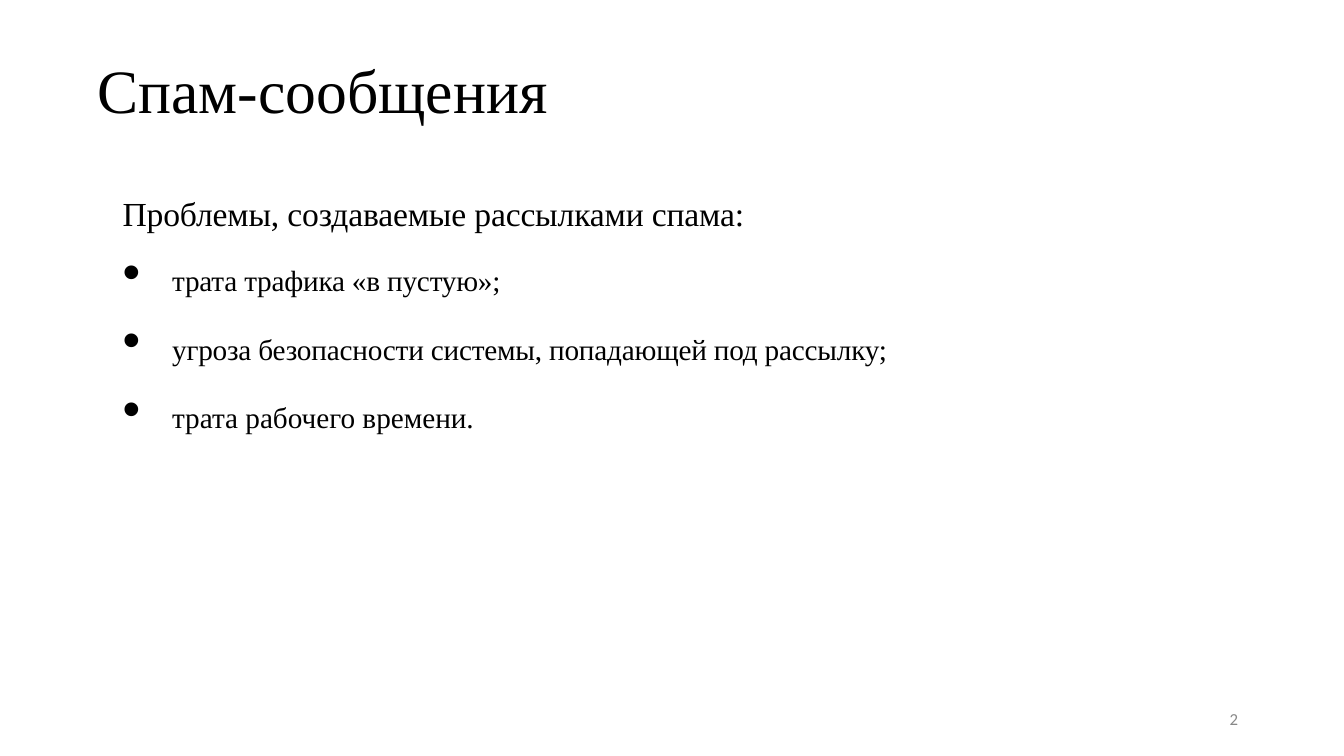
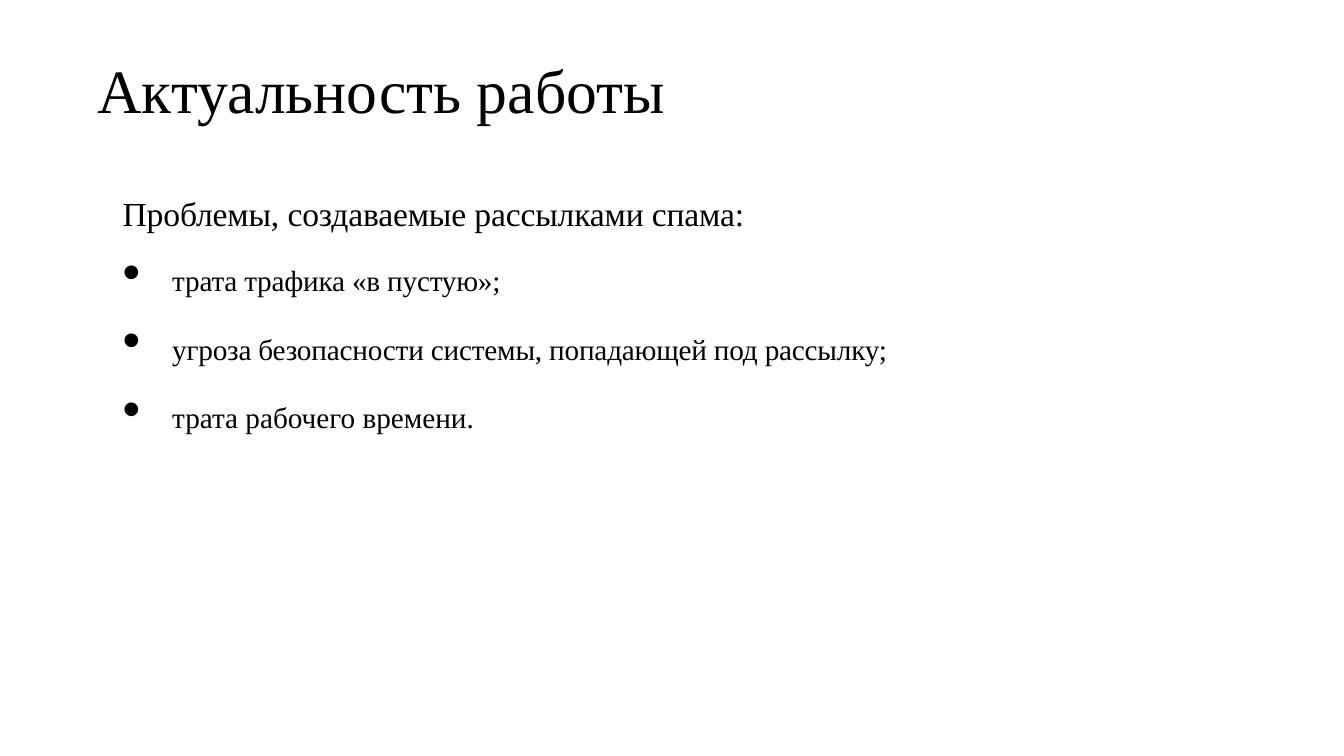
Before and after one commit to Zhilg/DIPLOMA, a slide deck: slide 2 of Презентация.pptx. Drawn at 1344x756 pixels with LibreOffice and Linux fonts; fonts in the diff are those of the drawing. Boxes give left, top, right and bottom in pixels: in the first picture for what was removed or moved away, otherwise in the second. Text is boxed around its words. In the diff, an @@ line names an element or a change of style, - is before the commit and + after.

```diff
--- a/Презентация.pptx
+++ b/Презентация.pptx
@@ title removed at [97, 69, 547, 125] @@
-Спам-сообщения
@@ title added at [97, 69, 665, 125], 44 pt, text #000000 @@
+Актуальность работы
@@ page number removed at [1230, 714, 1238, 725] @@
-2
```
Also in this commit, not shown: 10 other slides changed, 8 slides added, 2 slides removed, 1 other file.
